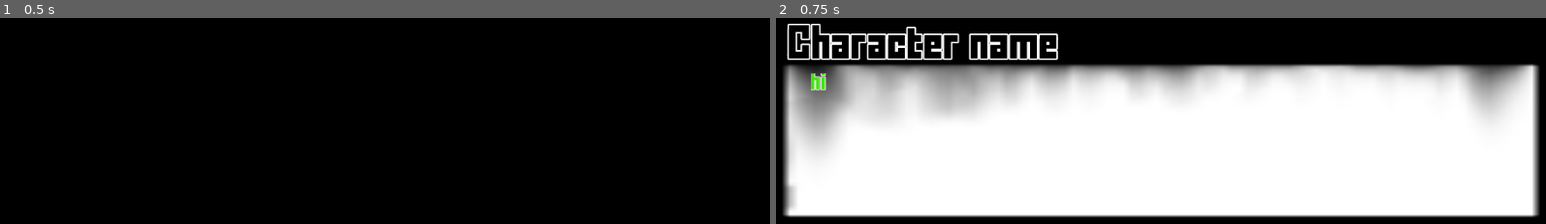
Above: before the commit, frames 1-2 (left to right).
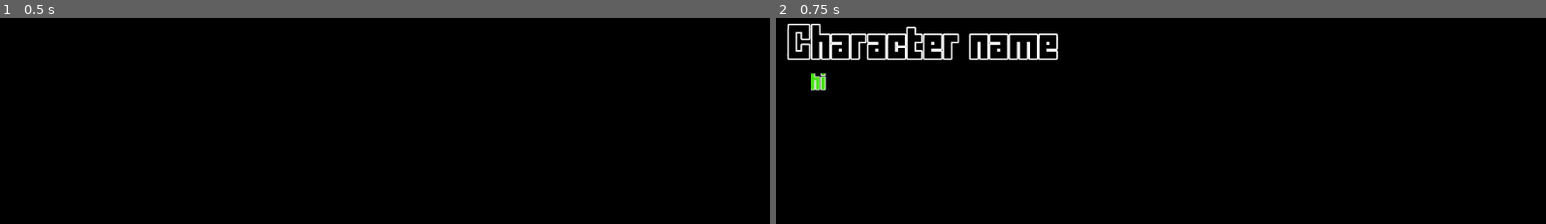
Above: after the commit, the same moments.

Repository: harshetmaruff/Avoid-It-Destroy
Game: Godot game, scene res://mainmenu.tscn
Same seed, same stepped clock (60 frames per second), same inputs: the game is played once before the commit and once after it.
Inputs (mouse positions are in pixels of both pictures, inside the frame that each line leads up to):
- Up to frame 1 (0.5 s): no input
- Up to frame 2 (0.75 s): click (1469, 131) at 0.5 s

Frame 1 is identical in both runs. In frame 2, 73% of the frame differs, in the area x 0-100%, y 22-97%.

Commit message:
Added Some code

Diff:
--- a/Dialog_Bar.tscn
+++ b/Dialog_Bar.tscn
@@ -1,7 +1,8 @@
-[gd_scene load_steps=5 format=2]
+[gd_scene load_steps=6 format=2]
 
 [ext_resource path="res://Images/Dialog_System/DialogBar.png" type="Texture" id=1]
 [ext_resource path="res://Fonts/fff-forward/FFFFORWA.TTF" type="DynamicFontData" id=2]
+[ext_resource path="res://Scripts/Dialog_System.gd" type="Script" id=3]
 
 [sub_resource type="DynamicFont" id=1]
 size = 18
@@ -14,8 +15,10 @@
 font_data = ExtResource( 2 )
 
 [node name="Node2D" type="Node2D"]
+script = ExtResource( 3 )
 
 [node name="Sprite" type="Sprite" parent="."]
+visible = false
 scale = Vector2( 11, 4 )
 texture = ExtResource( 1 )
 
--- /dev/null
+++ b/Scripts/Dialog_System.gd
@@ -0,0 +1,18 @@
+extends Node2D
+
+
+# Declare member variables here. Examples:
+# var a = 2
+# var b = "text"
+onready var namelab = $Label
+onready var dialogname = $RichTextLabel
+# Called when the node enters the scene tree for the first time.
+func _ready():
+	add_to_group("DialogSystem")
+
+func displaydialog(Dialogs, number):
+	namelab.set_text(Dialogs[number].name)
+	dialogname.set_text(Dialogs[number].dialog)
+# Called every frame. 'delta' is the elapsed time since the previous frame.
+#func _process(delta):
+#	pass
